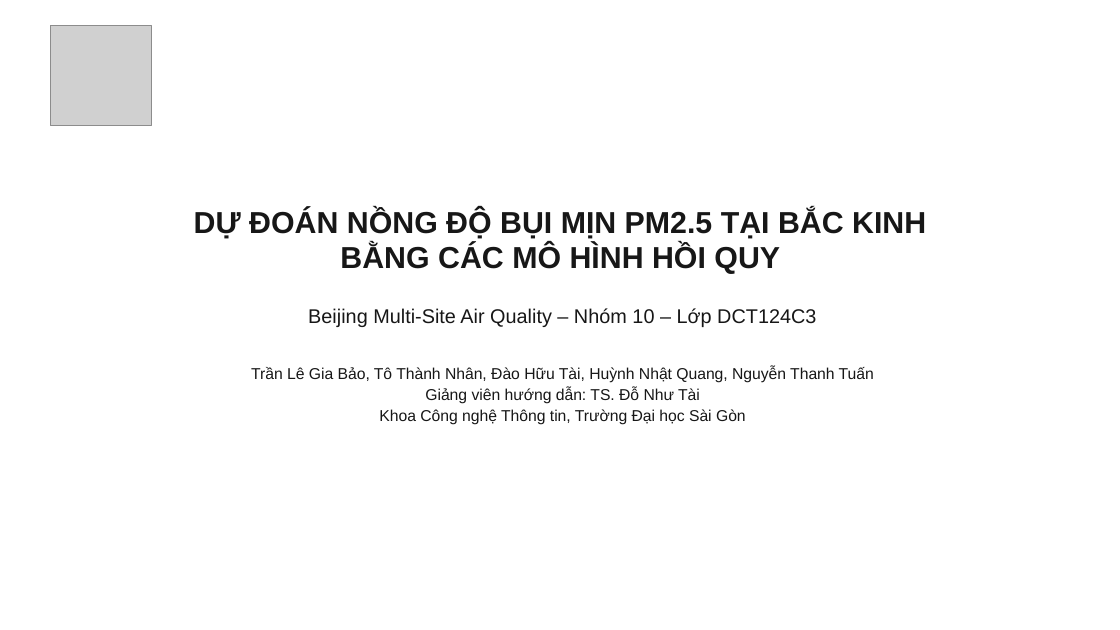
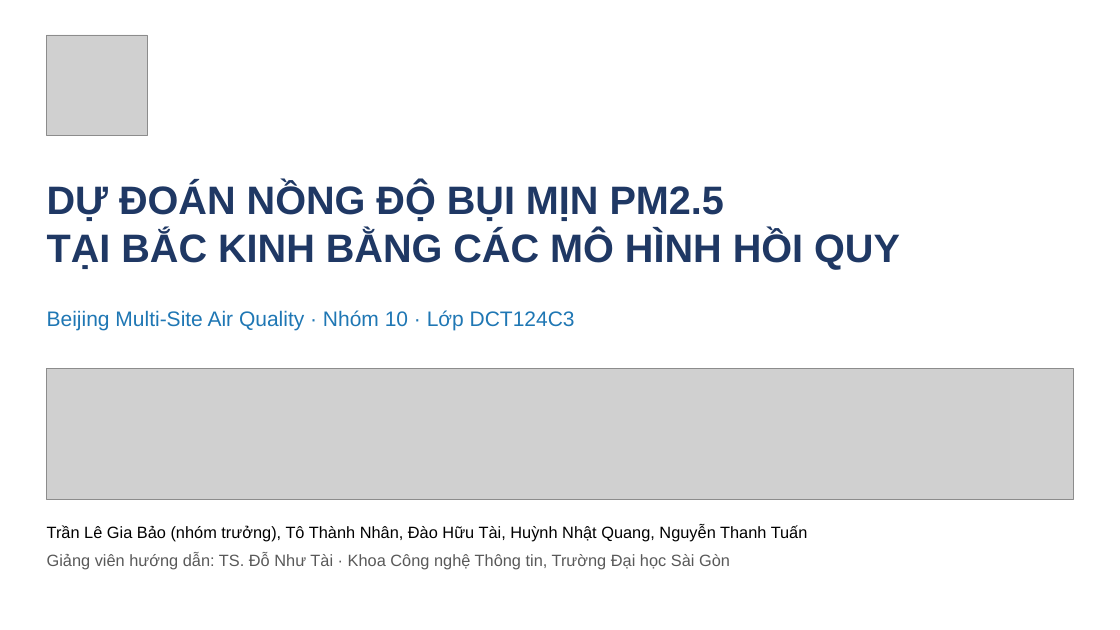
Before and after one commit to bjruly/sgu_finalproject_machinelearning_2026-2027, a slide deck: slide 1 of docs/Nhom10_Slide.pptx. Drawn at 1120x630 pixels with LibreOffice and Linux fonts; fonts in the diff are those of the drawing; grey boxes stand for pictures. Boxes give left, top, right and bottom in pixels: in the first picture for what was removed or moved away, otherwise in the second. Text is boxed around its words. In the diff, an @@ line names an element or a change of style, - is before the commit and + after.

```diff
--- a/docs/Nhom10_Slide.pptx
+++ b/docs/Nhom10_Slide.pptx
@@ picture moved from (x1=50, y1=25, x2=151, y2=126) to (x1=47, y1=35, x2=147, y2=135) @@
@@ text "DỰ ĐOÁN NỒNG ĐỘ BỤI ..." at (x1=47, y1=183, x2=900, y2=269): vertical alignment bottom to top @@
@@ text at (x1=47, y1=183, x2=900, y2=269): text changed; size 26 to 34 pt; text colour #171717 to #1F3864 @@
-DỰ ĐOÁN NỒNG ĐỘ BỤI MỊN PM2.5 TẠI BẮC KINH
-BẰNG CÁC MÔ HÌNH HỒI QUY
+DỰ ĐOÁN NỒNG ĐỘ BỤI MỊN PM2.5
+TẠI BẮC KINH BẰNG CÁC MÔ HÌNH HỒI QUY
@@ text at (x1=47, y1=310, x2=575, y2=331): text changed; size 17 to 18 pt; text colour #171717 to #1F77B4 @@
-Beijing Multi-Site Air Quality – Nhóm 10 – Lớp DCT124C3
+Beijing Multi-Site Air Quality · Nhóm 10 · Lớp DCT124C3
@@ picture added at (x1=47, y1=369, x2=1074, y2=500) @@
@@ text added at (x1=47, y1=525, x2=808, y2=542), 14 pt, text #000000 @@
+Trần Lê Gia Bảo (nhóm trưởng), Tô Thành Nhân, Đào Hữu Tài, Huỳnh Nhật Quang, Nguyễn Thanh Tuấn
@@ text at (x1=47, y1=553, x2=730, y2=570): text changed; size 13.5 to 14 pt; text colour #171717 to #595959 @@
-Trần Lê Gia Bảo, Tô Thành Nhân, Đào Hữu Tài, Huỳnh Nhật Quang, Nguyễn Thanh Tuấn
-Giảng viên hướng dẫn: TS. Đỗ Như Tài
-Khoa Công nghệ Thông tin, Trường Đại học Sài Gòn
+Giảng viên hướng dẫn: TS. Đỗ Như Tài · Khoa Công nghệ Thông tin, Trường Đại học Sài Gòn
```
Also in this commit, not shown: 4 other slides changed, 30 slides added, 18 slides removed, 5 other files.
